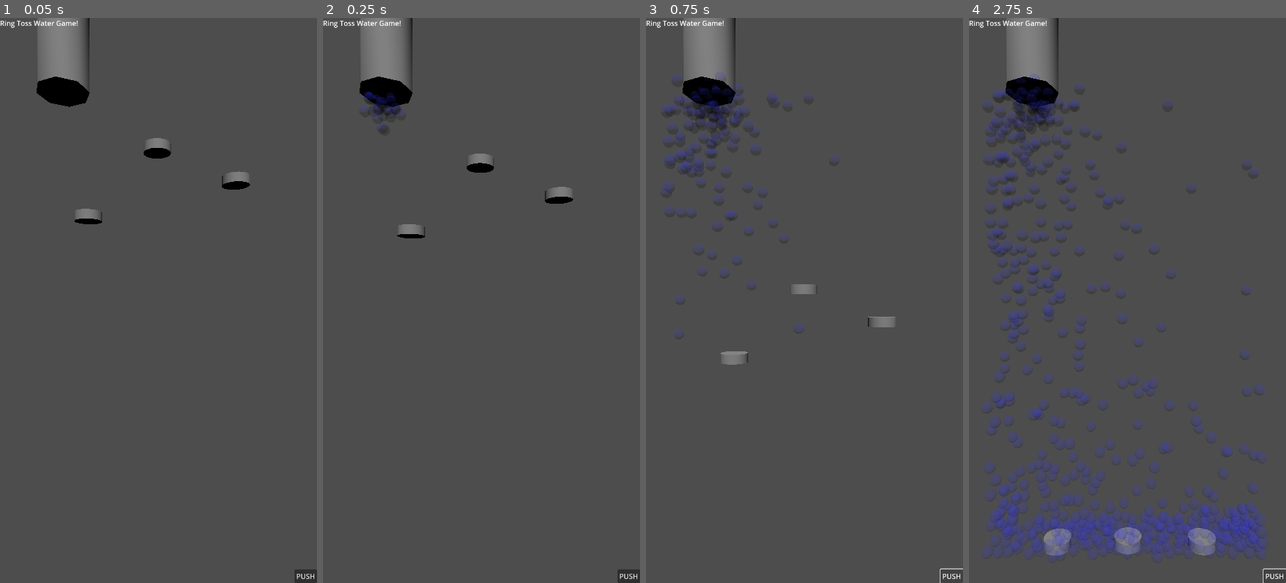
Above: before the commit, frames 1-4 (left to right).
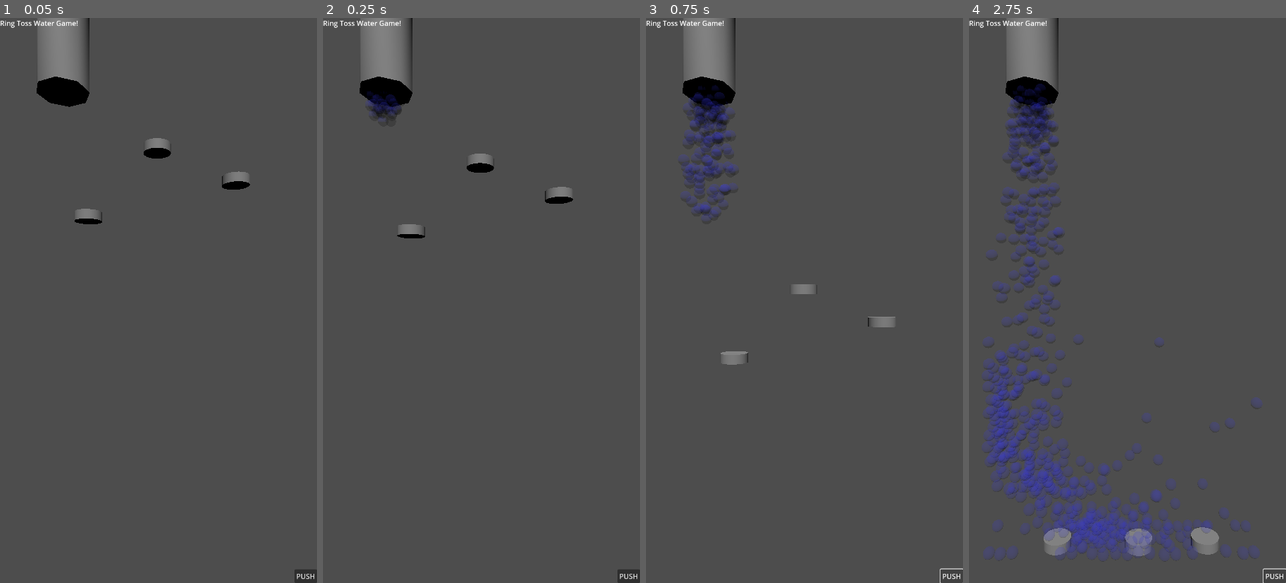
Above: after the commit, the same moments.

Repository: belovachap/Ring-Toss-Water-Game
Game: Godot game, scene res://ring_toss_water_game.tscn
Same seed, same stepped clock (60 frames per second), same inputs: the game is played once before the commit and once after it.
Inputs:
- Up to frame 1 (0.05 s): no input
- Up to frame 2 (0.25 s): no input
- Up to frame 3 (0.75 s): click "PUSH" at 0.5 s
- Up to frame 4 (2.75 s): click "PUSH" at 1.25 s; click "PUSH" at 2 s

Frame 1 is identical in both runs. In frame 2, 0.2% of the frame differs, in the area x 11-26%, y 13-21%; in frame 3, 2.0%; in frame 4, 13%, in the area x 3-95%, y 10-96%.

Commit message:
Checking in some progress.

Diff:
--- a/ring_toss_water_game.gd
+++ b/ring_toss_water_game.gd
@@ -13,7 +13,7 @@
 	%Timer.stop()
 
 func _on_timer_timeout() -> void:
-	if water_counter >= 75:
+	if water_counter >= 50:
 		water_spiget_off()
 
 	water_counter += 1
--- a/water_molecule.gd
+++ /dev/null
@@ -1,6 +0,0 @@
-extends RigidBody3D
-
-func _physics_process(delta: float) -> void:
-	linear_velocity.x += randf_range(-1.0, 1.0)
-	linear_velocity.y += randf_range(-1.0, 1.0)
-	linear_velocity.z += randf_range(-1.0, 1.0)
--- a/water_molecule.tscn
+++ b/water_molecule.tscn
@@ -1,6 +1,4 @@
-[gd_scene load_steps=6 format=3 uid="uid://7fpdh1cwguvr"]
-
-[ext_resource type="Script" uid="uid://c2mew1krp8hwy" path="res://water_molecule.gd" id="1_uyr1g"]
+[gd_scene load_steps=5 format=3 uid="uid://7fpdh1cwguvr"]
 
 [sub_resource type="PhysicsMaterial" id="PhysicsMaterial_uyr1g"]
 friction = 0.05
@@ -18,7 +16,6 @@
 [node name="WaterMolecule" type="RigidBody3D"]
 mass = 0.055
 physics_material_override = SubResource("PhysicsMaterial_uyr1g")
-script = ExtResource("1_uyr1g")
 
 [node name="CollisionShape3D" type="CollisionShape3D" parent="."]
 transform = Transform3D(0.2, 0, 0, 0, 0.2, 0, 0, 0, 0.2, 0, 0, 0)
Not shown, added: export_presets.cfg
Not shown, removed: water_molecule.gd.uid
Not shown, added: export_html/.gitignore
Not shown, added: export_linux/.gitignore
